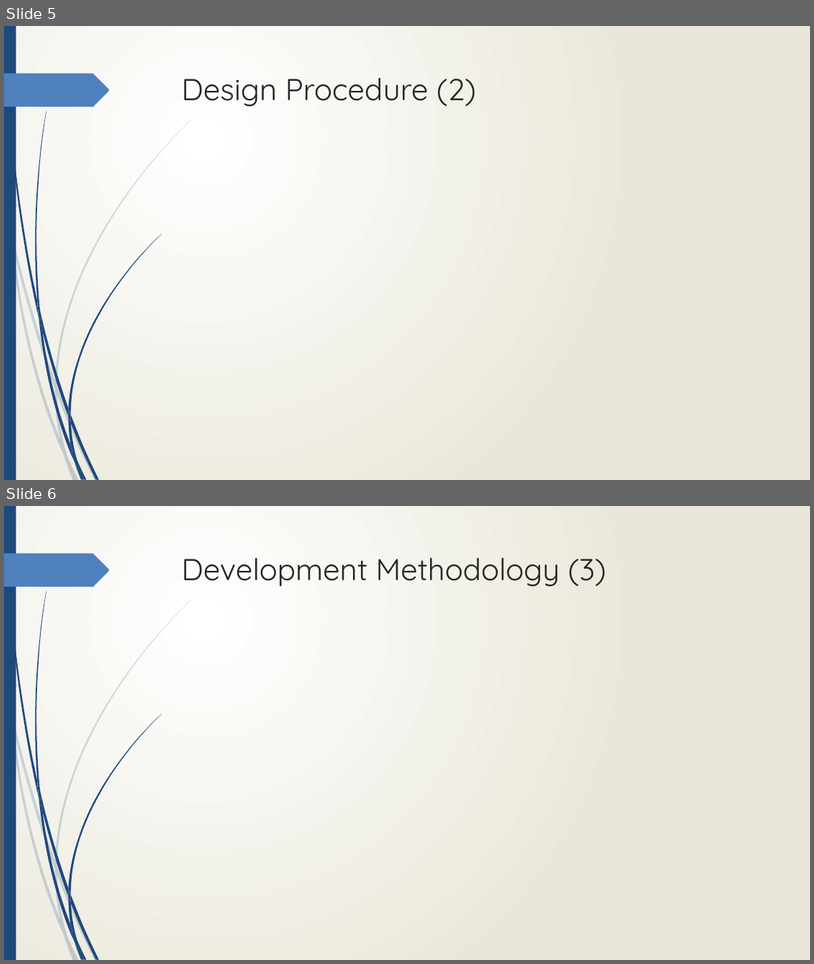
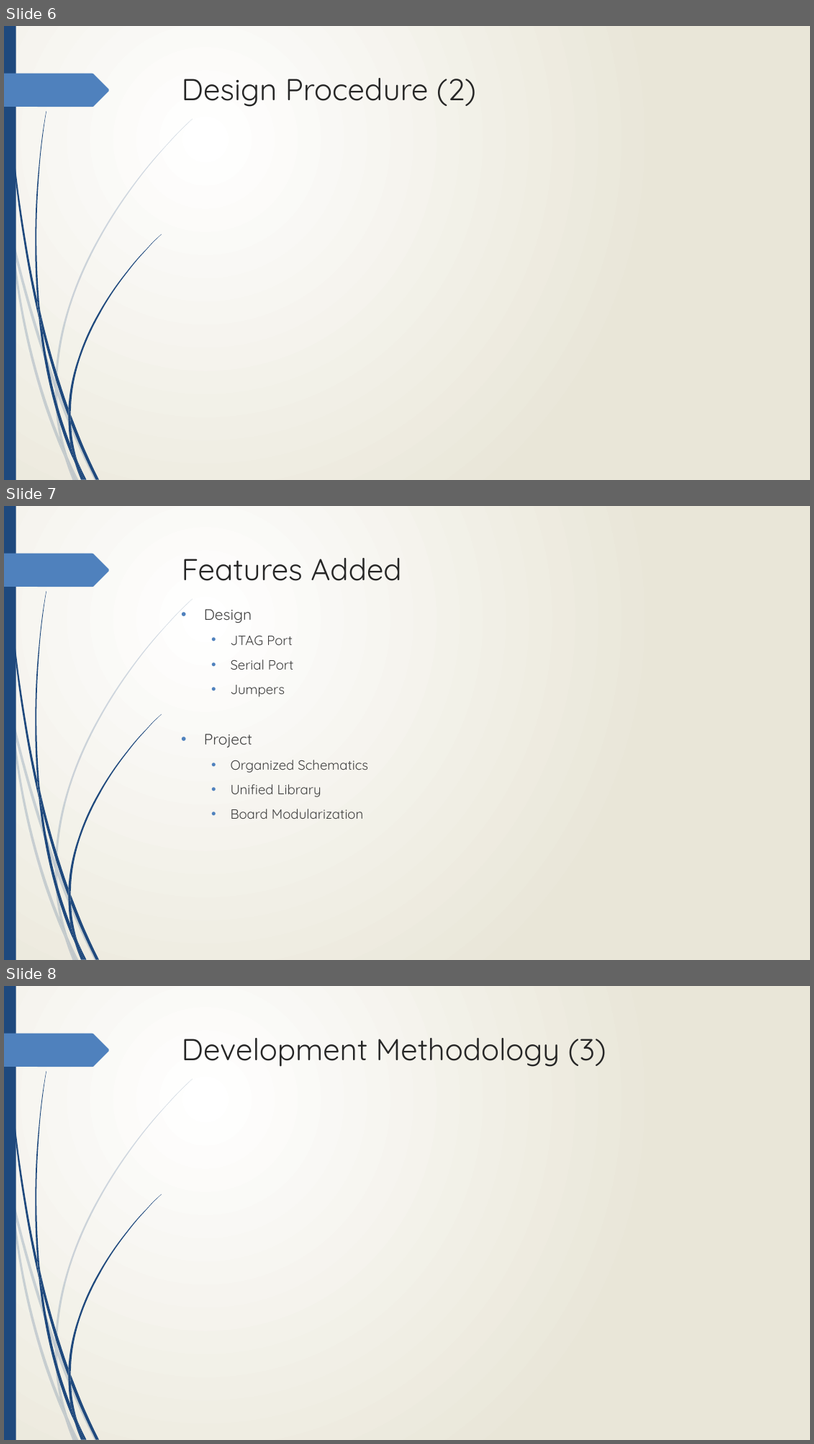
Before and after one commit to Jmr-Work/Pivotal_Presentation, a slide deck: Suppl/Pivotal Presentation - DTECTS.pptx. Shown one above the other, each under a label of ours: slides 5 and 6 before the commit, slides 6, 7 and 8 after it. The pictures are 814x964 and 814x1444 pixels, drawn with LibreOffice and Linux fonts; fonts in the diff are those of the drawing. Boxes give left, top, right and bottom in pixels: in the first picture for what was removed or moved away, otherwise in the second. Text is boxed around its words. In the diff, an @@ line names an element or a change of style, - is before the commit and + after.

```diff
--- a/Suppl/Pivotal Presentation - DTECTS.pptx
+++ b/Suppl/Pivotal Presentation - DTECTS.pptx
@@ slide 7 added at (4,506,810,960), background gradient #FFFFFF to #EAE7D8; not listed: 24 template elements that a slide beside it also shows @@
@@ title added at (182,558,401,581), 36 pt, text #262626 @@
+Features Added
@@ text added at (204,609,368,818), 16 pt, text #404040 @@
+• Design
+  • JTAG Port
+  • Serial Port
+  • Jumpers
+• Project
+  • Organized Schematics
+  • Unified Library
+  • Board Modularization
@@ what was slide 5 is now slide 6 @@
@@ what was slide 6 is now slide 8 @@
```
Also in this commit, not shown: 1 slide changed, 1 other slide added, 6 other files.
